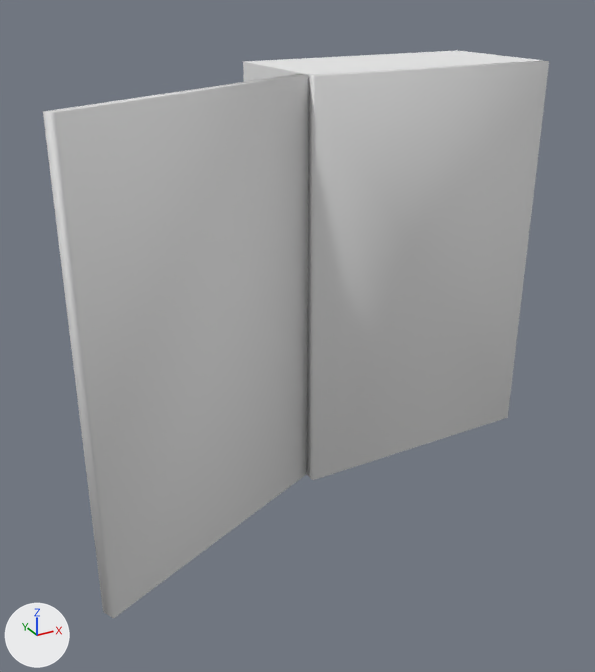
Renders of the Blender file NotForBroadcastPOC-Sourcetree/Assets/Blender Files/- Interactive/Valve Box.blend from each side of a commit.
Camera for both pictures: a 50 mm camera at (-0.745, -1.157, 0.718) aimed at (-0.217, -0.196, 0.238). The lights are fixed; the arrows at lower left show +X, +Y and +Z.

Names of what the first picture shows: 'Valve Box', 'Valve Door', 'Valve Door Closed'.
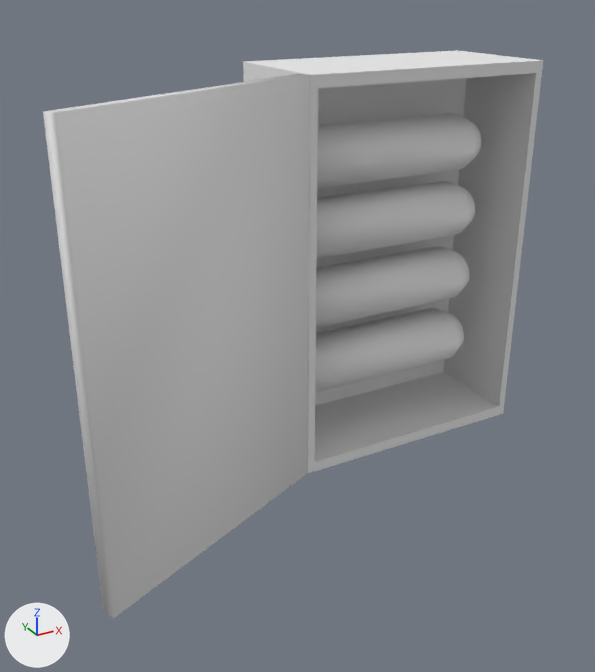
What differs and where, as boxes [x1, y1, x2, y2] in the pictures (595 x 672 px):
'Valve Door Closed', hidden: before [307, 61, 549, 480]
'Valve Box', unchanged, uncovered by the edit: before [243, 50, 543, 82]; after [243, 50, 543, 473]
'Glass', unchanged, uncovered by the edit: after [317, 113, 481, 188]
'Glass.001', unchanged, uncovered by the edit: after [317, 181, 475, 259]
'Glass.002', unchanged, uncovered by the edit: after [316, 246, 470, 328]

What the commit changed:
Object 'Valve Door Closed' (ob_valve_door_closed) is now hidden.
